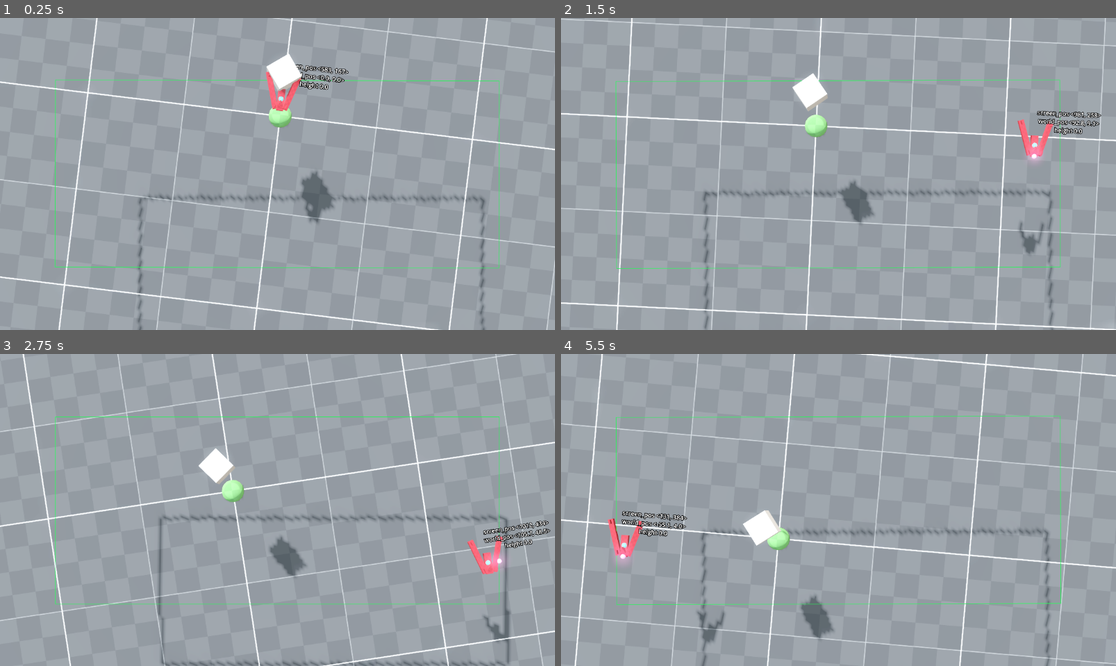
Above: before the commit, frames 1-4 (two rows, left to right).
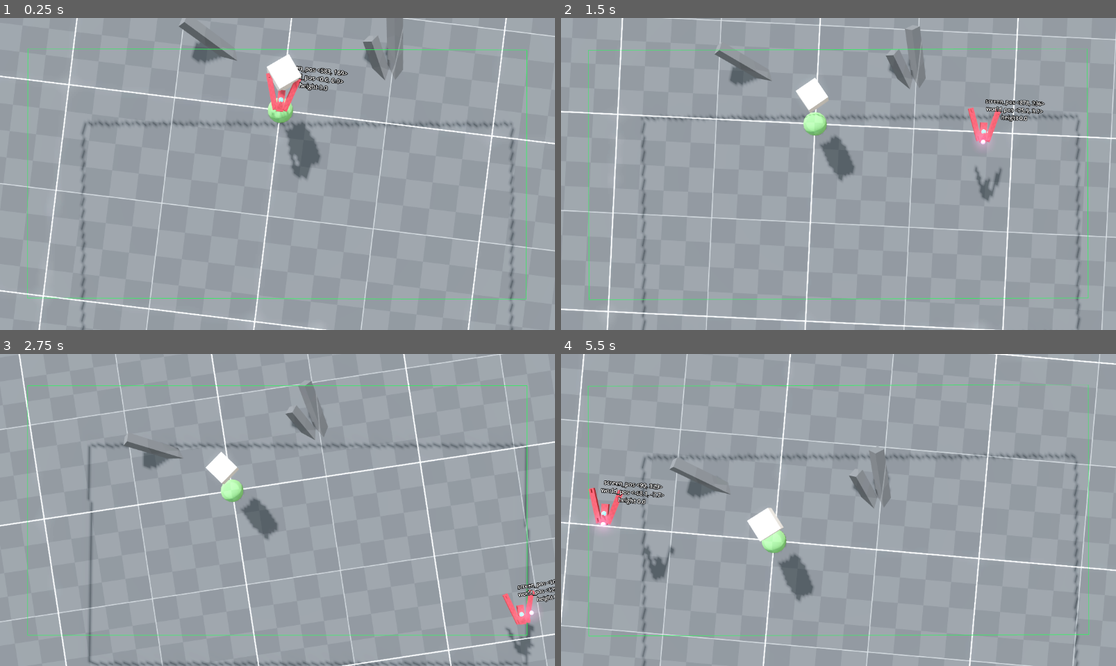
Above: after the commit, the same moments.

Repository: ioxu/star
Game: Godot game, scene res://globals/game.tscn
Same seed, same stepped clock (60 frames per second), same inputs: the game is played once before the commit and once after it.
Inputs:
- Up to frame 1 (0.25 s): no input
- Up to frame 2 (1.5 s): hold Right (ui_right) 0.53-1.28 s; hold Down (ui_down) from 1.28 s (still down)
- Up to frame 3 (2.75 s): release Down (ui_down) at 2.03 s; hold Right (ui_right) from 2.03 s (still down)
- Up to frame 4 (5.5 s): release Right (ui_right) at 2.78 s; hold Up (ui_up) 2.78-3.53 s; hold Left (ui_left) 3.53-5.03 s; hold Down (ui_down) from 5.03 s (still down)

The runs differ from the first frame. In frame 1, 11% of the frame differs, in the area x 0-100%, y 0-100%; in frame 2, 13%; in frame 3, 11%; in frame 4, 12%.

Commit message:
player control

Diff:
--- a/assets/player/player.tscn
+++ b/assets/player/player.tscn
@@ -104,19 +104,19 @@
 [node name="machine_gun" type="Node3D" parent="weapons/primary"]
 
 [node name="muzzle" type="Node3D" parent="weapons/primary/machine_gun"]
-transform = Transform3D(1, 0, 0, 0, 1, 0, 0, 0, 1, 2.182593, 0, -3.787012)
+transform = Transform3D(1, 0, 0, 0, 1, 0, 0, 0, 1, 2.182593, 0, -5.647114)
 
 [node name="muzzle_flash" type="MeshInstance3D" parent="weapons/primary/machine_gun/muzzle"]
-transform = Transform3D(2, 0, 0, 0, 1, 0, 0, 0, 4, 0, 0, -0.9568577)
+transform = Transform3D(2.2, 0, 0, 0, 1, 0, 0, 0, 8, 0, 0, -0.9568577)
 cast_shadow = 0
 mesh = SubResource("SphereMesh_h6syq")
 surface_material_override/0 = SubResource("StandardMaterial3D_v2miy")
 
 [node name="muzzle2" type="Node3D" parent="weapons/primary/machine_gun"]
-transform = Transform3D(1, 0, 0, 0, 1, 0, 0, 0, 1, -2.183, 0, -3.787)
+transform = Transform3D(1, 0, 0, 0, 1, 0, 0, 0, 1, -2.183, 0, -5.6471014)
 
 [node name="muzzle_flash2" type="MeshInstance3D" parent="weapons/primary/machine_gun/muzzle2"]
-transform = Transform3D(2, 0, 0, 0, 1, 0, 0, 0, 4, 0, 0, -0.957)
+transform = Transform3D(2.2, 0, 0, 0, 1, 0, 0, 0, 8, 0, 0, -0.957)
 cast_shadow = 0
 mesh = SubResource("SphereMesh_h6syq")
 skeleton = NodePath("../../muzzle")
--- a/assets/player/player_controller.gd
+++ b/assets/player/player_controller.gd
@@ -2,22 +2,25 @@
 
 @export var camera : Camera3D
 
+#-- object
+var object_time := 0.0
+
+
+#-- move
 var MAX_SPEED = 120.0
 
-#-- move
 var pos_spring = HarmonicMotion.Spring3.new( 60.0, 20.0 )   #Spring2( 80.0, 10.0 )
-var desired_position := Vector3.ZERO
 var action_plane = Plane(Vector3.UP, Vector3.ZERO) # used for returning objects to the main plane of action
 
 var target_velocity := Vector3.ZERO
-var friction := 0.02
-var acceleration := 600
+var friction := 0.0002
+var acceleration := 200
 var ms_collided := false
 
 #-- screen bounds
 var screen_pos : Vector2
 @export var limit_to_frustum := true
-@export var frustum_limit_margin := Vector2(0.05,0.1) * 2.0
+@export var frustum_limit_margin := Vector2(0.05,0.1) * 1.0
 
 #-- weapons
 var is_primary_firing := false
@@ -26,6 +29,7 @@
 
 
 var immediate_mesh = ImmediateMesh.new()
+
 
 func _ready() -> void:
 	if self.camera == null:
@@ -52,73 +56,71 @@
 		0.0,
 		Input.get_action_strength("ui_down") - Input.get_action_strength("ui_up")
 	)
-	desired_position += direction * delta * MAX_SPEED
-
-
-	#-- limit against camera frustum
-	var vp_size = Vector2(get_viewport().size)
-
-	screen_pos = camera.unproject_position( self.global_position )
+
 
 	target_velocity = direction * MAX_SPEED
 	velocity = velocity.move_toward( target_velocity, acceleration * delta )
-	velocity = velocity.move_toward( Vector3.ZERO, friction * 1000 * delta )
+	velocity = velocity.move_toward( Vector3.ZERO, friction *  delta )
 	$target_velocity_indicator.position = (target_velocity / MAX_SPEED) * 4.5
 
 
-	# TODO - move to class scope object that only gets updated on signal from screen resolution change
-	var screen_points := [
-		#Vector2(0.0, 0.0),
-		#Vector2(vp_size.x, 0.0),
-		#Vector2(vp_size.x, vp_size.y),
-		#Vector2(0.0, vp_size.y)
-
-		# 4 points, in screen resolution coordinates, minus the frustum_limit_margin
-		Vector2(vp_size.x * frustum_limit_margin.x, vp_size.y * frustum_limit_margin.y),
-		Vector2(vp_size.x * (1.0 - frustum_limit_margin.x), vp_size.y * frustum_limit_margin.y),
-		Vector2(vp_size.x * (1.0 - frustum_limit_margin.x), vp_size.y * (1.0 - frustum_limit_margin.y)),
-		Vector2(vp_size.x * frustum_limit_margin.x, vp_size.y * (1.0 - frustum_limit_margin.y))
-	]
-
-	#print(screen_points)
-
-	# screen points to world points
-	var world_points : Array[Vector3]
-	for sp in screen_points:
-		var origin: Vector3 = camera.project_ray_origin(sp)
-		var dir: Vector3 = camera.project_ray_normal(sp)
-
-		var intersection = action_plane.intersects_ray(origin, dir )
-		world_points.append( intersection )
-
-	# 2d polygon
-	var poly : PackedVector2Array
-	for wp in world_points:
-		poly.append( Vector2(wp.x, wp.z) )
-
-	#print(poly)
-
-	# in world polygon? ----------------------------------------------------------------------------
-	var pos2d = Vector2( self.global_position.x, self.global_position.z )
-	if Geometry2D.is_point_in_polygon( pos2d, poly):
-		pass
-	else:
-		# outside?
-		# move to closest point on polygon
-		print("OUT OF BOUNDS")
-
-		var nearest := _closest_point_on_polygon( pos2d, poly )
-
-		var nearest3 = Vector3( nearest.x, 0.0, nearest.y )
-		$nearest3.global_position = nearest3
-		velocity += position.direction_to( nearest3 ) * 1000.0 * delta
 	# ----------------------------------------------------------------------------------------------
-
-
-	#pos_spring.target = desired_position
-	#$desired_position_indicator.global_position = desired_position
-	#self.global_position = pos_spring.tick( delta, self.position )
-
+	# keep player inside of camera frustum
+	if limit_to_frustum:
+		#-- limit against camera frustum
+		var vp_size = Vector2(get_viewport().size)
+		var screen_points := [
+			#Vector2(0.0, 0.0),
+			#Vector2(vp_size.x, 0.0),
+			#Vector2(vp_size.x, vp_size.y),
+			#Vector2(0.0, vp_size.y)
+
+			# 4 points, in screen resolution coordinates, minus the frustum_limit_margin
+			Vector2(vp_size.x * frustum_limit_margin.x, vp_size.y * frustum_limit_margin.y),
+			Vector2(vp_size.x * (1.0 - frustum_limit_margin.x), vp_size.y * frustum_limit_margin.y),
+			Vector2(vp_size.x * (1.0 - frustum_limit_margin.x), vp_size.y * (1.0 - frustum_limit_margin.y)),
+			Vector2(vp_size.x * frustum_limit_margin.x, vp_size.y * (1.0 - frustum_limit_margin.y))
+		]
+
+		#print(screen_points)
+
+		# screen points to world points
+		var world_points : Array[Vector3]
+		for sp in screen_points:
+			var origin: Vector3 = camera.project_ray_origin(sp)
+			var dir: Vector3 = camera.project_ray_normal(sp)
+
+			var intersection = action_plane.intersects_ray(origin, dir )
+			world_points.append( intersection )
+
+		# 2d polygon
+		var poly : PackedVector2Array
+		for wp in world_points:
+			poly.append( Vector2(wp.x, wp.z) )
+
+		# in world polygon?
+		var pos2d = Vector2( self.global_position.x, self.global_position.z )
+		if Geometry2D.is_point_in_polygon( pos2d, poly):
+			pass
+		else:
+			# outside?
+			# move to closest point on polygon
+			#print("OUT OF BOUNDS")
+
+			var nearest := _closest_point_on_polygon( pos2d, poly )
+			var nearest3 = Vector3( nearest.x, 0.0, nearest.y )
+			$nearest3.global_position = nearest3
+			velocity += position.direction_to( nearest3 ) * 1000.0 * delta
+	# ----------------------------------------------------------------------------------------------
+		immediate_mesh.clear_surfaces()
+		immediate_mesh.surface_begin(Mesh.PRIMITIVE_LINE_STRIP)
+		immediate_mesh.surface_add_vertex(world_points[0])
+		immediate_mesh.surface_add_vertex(world_points[1])
+		immediate_mesh.surface_add_vertex(world_points[2])
+		immediate_mesh.surface_add_vertex(world_points[3])
+		immediate_mesh.surface_add_vertex(world_points[0])
+		immediate_mesh.surface_end()
+	# ----------------------------------------------------------------------------------------------
 
 	#-- move
 	set_velocity( velocity )
@@ -127,22 +129,12 @@
 
 	self.global_position.y = 0
 
-
+	screen_pos = camera.unproject_position( self.global_position )
 	$Label3D.text = "screen_pos <%d, %d>\nworld_pos <%0.1f, %0.1f>\nheight %0.1f"%[screen_pos.x, screen_pos.y, global_position.x, global_position.z, self.global_position.y]
 
-	immediate_mesh.clear_surfaces()
-	immediate_mesh.surface_begin(Mesh.PRIMITIVE_LINE_STRIP)
-	immediate_mesh.surface_add_vertex(world_points[0])
-	immediate_mesh.surface_add_vertex(world_points[1])
-	immediate_mesh.surface_add_vertex(world_points[2])
-	immediate_mesh.surface_add_vertex(world_points[3])
-	immediate_mesh.surface_add_vertex(world_points[0])
-	immediate_mesh.surface_end()
-
-
 
 func _process(delta: float) -> void:
-
+	object_time += delta
 	#-- weapons
 	if self.is_primary_firing:
 		# right
@@ -157,9 +149,10 @@
 			$weapons/primary/machine_gun/muzzle2/muzzle_flash2.visible = false
 
 
-func _input(event: InputEvent) -> void:
+func _input(_event: InputEvent) -> void:
 	if Input.is_action_just_pressed("player_fire_primary"):
 		self.is_primary_firing = true
+		_on_right_left_barrel_timer_timeout(0)
 		$weapons/primary/machine_gun/right_barrel_timer.start()
 		await get_tree().create_timer(0.05).timeout
 		$weapons/primary/machine_gun/left_barrel_timer.start()
@@ -181,13 +174,17 @@
 		0:
 			var b : RigidBody3D = bullet.instantiate()
 			get_parent().add_child(b)
-			b.global_position = $weapons/primary/machine_gun/muzzle.global_position + Vector3(0.0, 0.0, -5.0)
-			b.apply_impulse(Vector3(0.0, 0.0, -2000.0))
+			b.global_position = $weapons/primary/machine_gun/muzzle.global_position
+			b.global_transform.basis = $weapons/primary/machine_gun/muzzle.global_transform.basis
+			#b.apply_impulse(Vector3(0.0, 0.0, -2000.0))
+			b.apply_impulse( b.global_transform.basis.z * -2000 )
 		1:
 			var b : RigidBody3D = bullet.instantiate()
 			get_parent().add_child(b)
-			b.global_position = $weapons/primary/machine_gun/muzzle2.global_position + Vector3(0.0, 0.0, -5.0)
-			b.apply_impulse(Vector3(0.0, 0.0, -2000.0))
+			b.global_position = $weapons/primary/machine_gun/muzzle2.global_position
+			b.global_transform.basis = $weapons/primary/machine_gun/muzzle2.global_transform.basis
+			#b.apply_impulse(Vector3(0.0, 0.0, -2000.0))
+			b.apply_impulse( b.global_transform.basis.z * -2000 )
 
 
 func _closest_point_on_polygon( point: Vector2, poly: PackedVector2Array ) -> Vector2:
--- a/globals/game.tscn
+++ b/globals/game.tscn
@@ -16,6 +16,12 @@
 background_energy_multiplier = 2.0
 sky = SubResource("Sky_j4t3q")
 tonemap_mode = 2
+ssao_enabled = true
+ssao_radius = 8.32
+ssao_intensity = 12.74
+ssao_light_affect = 0.55
+ssao_ao_channel_affect = 0.34
+ssil_enabled = true
 glow_enabled = true
 glow_levels/2 = 1.0
 glow_intensity = 1.93
@@ -44,7 +50,7 @@
 
 var screen_pos := Vector2.ZERO
 
-func _physics_process(delta: float) -> void:
+func _physics_process(_delta: float) -> void:
 
 	#-- limit against camera frustum
 	var vp_size = Vector2(get_viewport().size)
@@ -76,6 +82,9 @@
 [sub_resource type="BoxMesh" id="BoxMesh_3q0u3"]
 size = Vector3(10, 10, 10)
 
+[sub_resource type="BoxMesh" id="BoxMesh_ehmke"]
+size = Vector3(5, 50, 5)
+
 [sub_resource type="CameraAttributesPhysical" id="CameraAttributesPhysical_j4t3q"]
 exposure_sensitivity = 164.0
 exposure_shutter_speed = 125.0
@@ -97,7 +106,7 @@
 	time += delta
 
 	self.position.x = initial_position.x + sin(time*0.3)* 30
-	self.position.y = initial_position.y + sin(time*0.5)* 10
+	self.position.y = initial_position.y + sin(time*0.5)* 30
 	self.position.z = initial_position.z + cos(time*0.4)* 30
 
 	self.rotation.y = initial_rotation.y + sin((time+0.375)*1.5) *0.15
@@ -130,12 +139,16 @@
 [node name="DirectionalLight3D" type="DirectionalLight3D" parent="SubViewportContainer/SubViewport/level_container/level"]
 transform = Transform3D(-0.8422046, -0.43301278, -0.32123423, -0.52094567, 0.49999997, 0.69182056, -0.13895002, 0.75, -0.6466784, 0, 0, 0)
 shadow_enabled = true
-shadow_blur = 0.946
+shadow_bias = 0.05
+shadow_blur = 0.945
+directional_shadow_split_1 = 0.061
+directional_shadow_split_2 = 0.216
+directional_shadow_split_3 = 0.405
 directional_shadow_blend_splits = true
+directional_shadow_fade_start = 0.839
 directional_shadow_max_distance = 1000.0
 
 [node name="ground" type="StaticBody3D" parent="SubViewportContainer/SubViewport/level_container/level"]
-transform = Transform3D(1, 0, 0, 0, 1, 0, 0, 0, 1, 0, -23.83422, 0)
 
 [node name="MeshInstance3D" type="MeshInstance3D" parent="SubViewportContainer/SubViewport/level_container/level/ground"]
 transform = Transform3D(1000, 0, 0, 0, -0.0004371139, 10000, 0, -10000, -0.0004371139, 0.5508423, 0, -0.19393921)
@@ -147,7 +160,7 @@
 shape = SubResource("WorldBoundaryShape3D_j4t3q")
 
 [node name="origin" type="MeshInstance3D" parent="SubViewportContainer/SubViewport/level_container/level"]
-transform = Transform3D(12, 0, 0, 0, 12, 0, 0, 0, 12, 0, -23.83422, 0)
+transform = Transform3D(12, 0, 0, 0, 12, 0, 0, 0, 12, 0, 0, 0)
 mesh = SubResource("SphereMesh_ehmke")
 surface_material_override/0 = SubResource("StandardMaterial3D_nqac0")
 
@@ -167,6 +180,21 @@
 [node name="MeshInstance3D" type="MeshInstance3D" parent="SubViewportContainer/SubViewport/level_container/level/test_cube"]
 mesh = SubResource("BoxMesh_3q0u3")
 
+[node name="MeshInstance3D" type="MeshInstance3D" parent="SubViewportContainer/SubViewport/level_container/level"]
+transform = Transform3D(0.63692856, -0.76048726, -0.12641597, 0.7409803, 0.5586468, 0.37264153, -0.21276729, -0.3310178, 0.91932434, -27.95803, -3.8146973e-06, -24.09562)
+mesh = SubResource("BoxMesh_ehmke")
+surface_material_override/0 = ExtResource("1_qdmn5")
+
+[node name="MeshInstance3D2" type="MeshInstance3D" parent="SubViewportContainer/SubViewport/level_container/level"]
+transform = Transform3D(0.57901096, -0.25042737, -0.77590746, 0.7409803, 0.5586468, 0.37264153, 0.34013852, -0.7906958, 0.50902444, 51.022316, -3.8146973e-06, -26.762749)
+mesh = SubResource("BoxMesh_ehmke")
+surface_material_override/0 = ExtResource("1_qdmn5")
+
+[node name="MeshInstance3D3" type="MeshInstance3D" parent="SubViewportContainer/SubViewport/level_container/level"]
+transform = Transform3D(0.6597612, -0.5022061, -0.55902064, 0.7409803, 0.5586468, 0.37264153, 0.12515222, -0.6600778, 0.74069846, 48.92562, -5.141407, -19.250942)
+mesh = SubResource("BoxMesh_ehmke")
+surface_material_override/0 = ExtResource("1_qdmn5")
+
 [node name="Player" parent="SubViewportContainer/SubViewport" node_paths=PackedStringArray("camera") instance=ExtResource("2_j4t3q")]
 camera = NodePath("../Camera3D")
 
Not shown: 1 places in globals/game.tscn that only renumber resources
